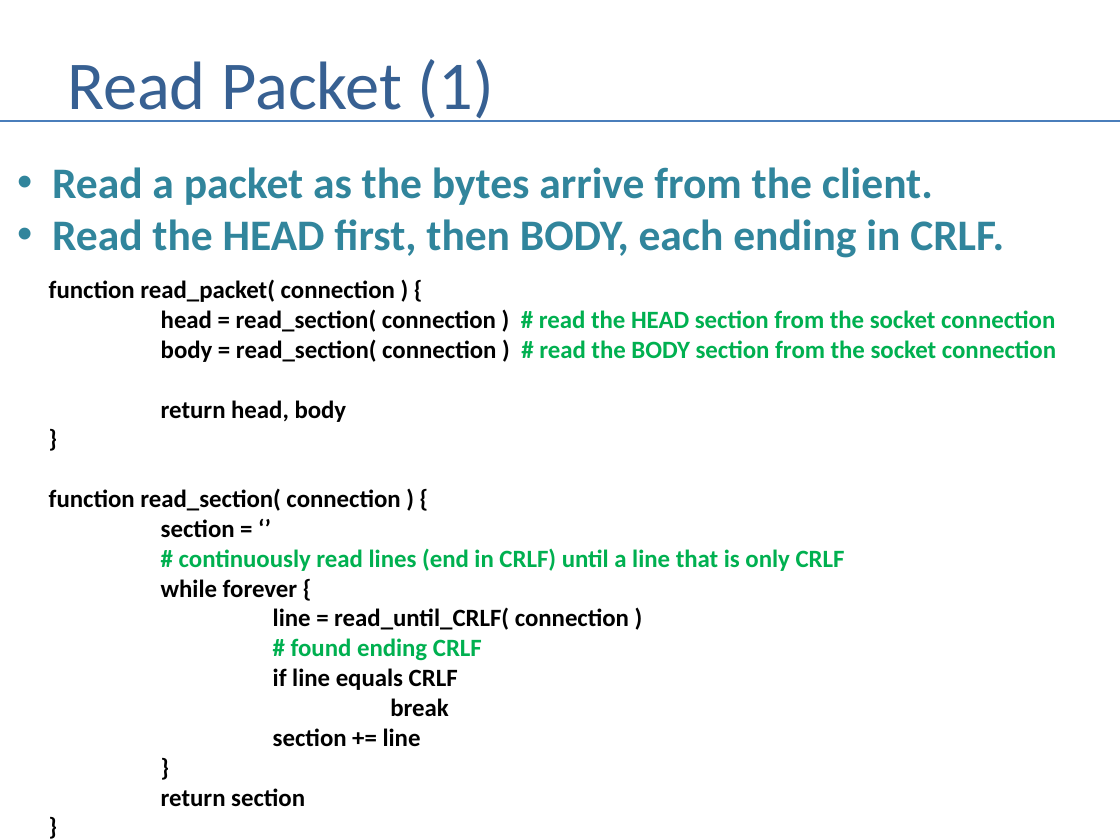
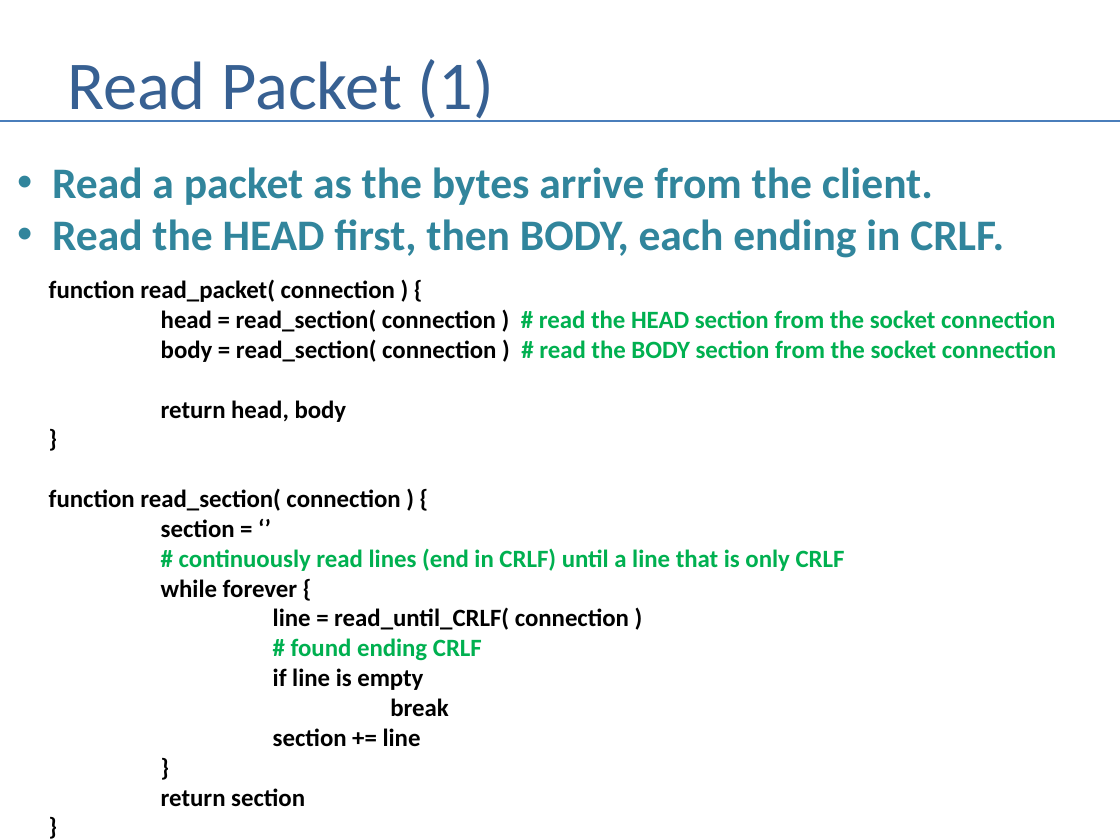
Before and after one commit to andrewferlitsch/Portland-Data-Science-Group, a slide deck: slide 18 of Presentations/CS - HTTP.pptx. Drawn at 1120x840 pixels with LibreOffice and Linux fonts; fonts in the diff are those of the drawing. Boxes give left, top, right and bottom in pixels: in the first picture for what was removed or moved away, otherwise in the second. Text is boxed around its words. In the diff, an @@ line names an element or a change of style, - is before the commit and + after.

```diff
--- a/Presentations/CS - HTTP.pptx
+++ b/Presentations/CS - HTTP.pptx
@@ text at (x1=273, y1=668, x2=423, y2=690): text changed @@
-if line equals CRLF
+if line is empty
```
Also in this commit, not shown: 5 other slides changed.
